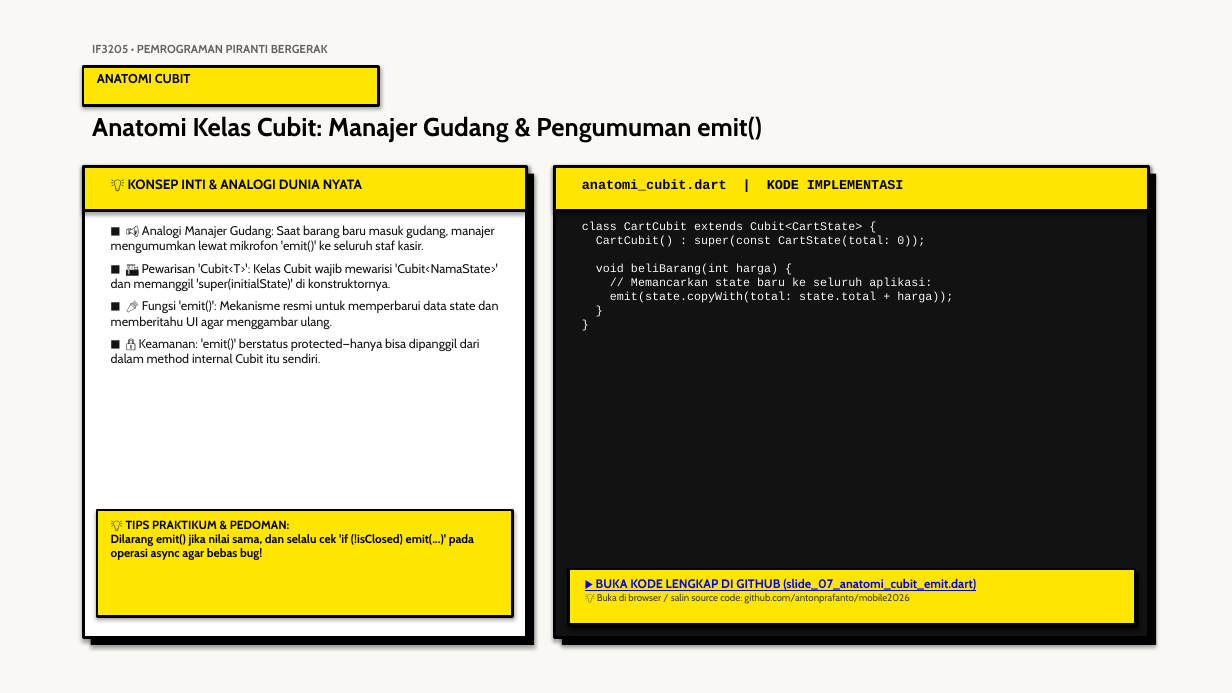
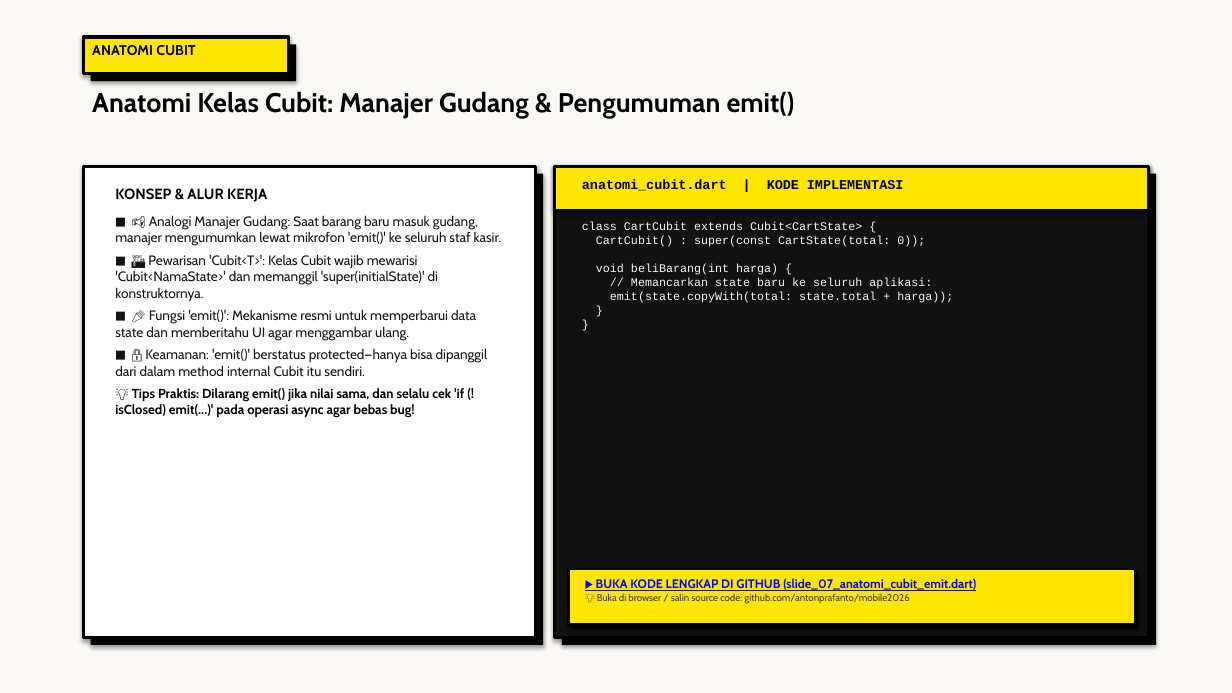
Before and after one commit to antonprafanto/mobile2026, a slide deck: slide 7 of 03_slide_presentasi/PERTEMUAN_06_State_Management_Cubit_dan_BLoC.pptx. Drawn at 1232x693 pixels with LibreOffice and Linux fonts; fonts in the diff are those of the drawing. Boxes give left, top, right and bottom in pixels: in the first picture for what was removed or moved away, otherwise in the second. Text is boxed around its words. In the diff, an @@ line names an element or a change of style, - is before the commit and + after.

Commit message:
style(presentation): standardisasi tipografi dan ukuran font seluruh slide P1-P3 dan P5-P7 sesuai standar emas PPT 4

```diff
--- a/03_slide_presentasi/PERTEMUAN_06_State_Management_Cubit_dan_BLoC.pptx
+++ b/03_slide_presentasi/PERTEMUAN_06_State_Management_Cubit_dan_BLoC.pptx
@@ text "ANATOMI CUBIT": place and size @@
-text "ANATOMI CUBIT" at (97,74,191,83)
+text "ANATOMI CUBIT" at (92,45,195,56)
@@ text "ANATOMI CUBIT" at (92,45,195,56): size 10 to 11 pt @@
@@ rectangle added at (83,37,289,74), fill #FFE600, outline #000000 2.5 pt @@
@@ rectangle: place and size @@
-rectangle at (83,67,379,105)
+rectangle at (91,44,297,81)
@@ rectangle at (91,44,297,81): fill #FFE600 to #000000; outline #000000 2 pt to none @@
@@ text removed at (92,45,328,53) @@
-IF3205 • PEMROGRAMAN PIRANTI BERGERAK
@@ text "Anatomi Kelas Cubit: Manajer Gudang ...": place and size @@
-text "Anatomi Kelas Cubit: Manajer Gudang ..." at (92,116,762,142)
+text "Anatomi Kelas Cubit: Manajer Gudang ..." at (92,91,795,119)
@@ text "Anatomi Kelas Cubit: Manajer Gudang ..." at (92,91,795,119): size 20 to 21 pt @@
@@ rectangle: place and size @@
-rectangle at (83,166,527,638)
+rectangle at (83,166,536,638)
@@ rectangle removed at (83,166,527,211) @@
@@ rectangle: place and size @@
-rectangle at (91,174,534,645)
+rectangle at (91,174,543,645)
@@ text removed at (128,179,362,189) @@
-💡 KONSEP INTI & ANALOGI DUNIA NYATA
@@ text "KONSEP & ALUR KERJA": place and size @@
-text "KONSEP & ALUR KERJA" at (111,225,498,363)
+text "KONSEP & ALUR KERJA" at (115,188,502,417)
@@ text at (115,188,267,202): paragraph added @@
+KONSEP & ALUR KERJA
@@ text at (115,215,502,376): size 9.8 to 10.6 pt in "■ 📢 Analogi Manajer Gudang: Saat barang ...", "■ 🏗️ Pewarisan 'Cubit<T>': Kelas Cubit wajib ...", "■ 📣 Fungsi 'emit()': Mekanisme resmi untuk ...", "■ 🔒 Keamanan: 'emit()' berstatus protected—hanya bisa ..."; less space between paragraphs @@
@@ text at (115,388,464,417): paragraph added @@
+💡 Tips Praktis: Dilarang emit() jika nilai sama, dan selalu cek 'if (!isClosed) emit(...)' pada operasi async agar bebas bug!
@@ rectangle removed at (97,510,513,616) @@
@@ text removed at (111,520,474,560) @@
-💡 TIPS PRAKTIKUM & PEDOMAN:
-Dilarang emit() jika nilai sama, dan selalu cek 'if (!isClosed) emit(...)' pada operasi async agar bebas bug!
```
Also in this commit, not shown: 17 other slides changed, 11 other files.
